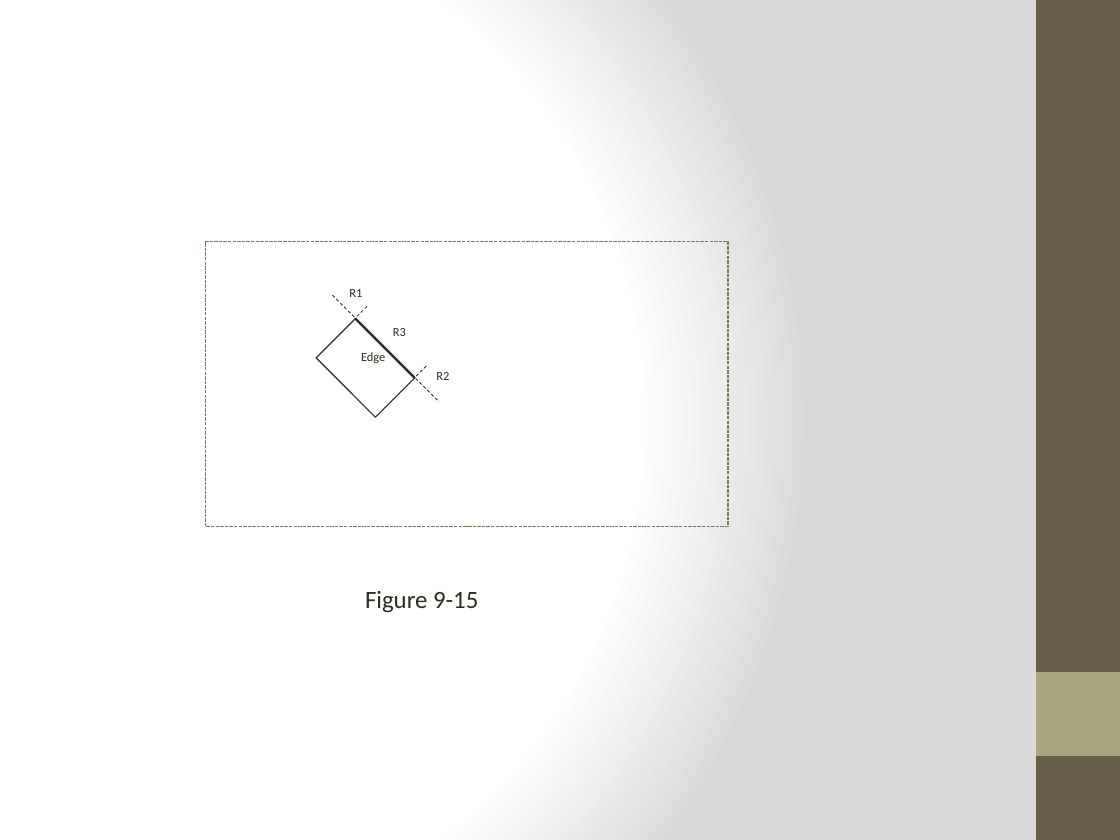
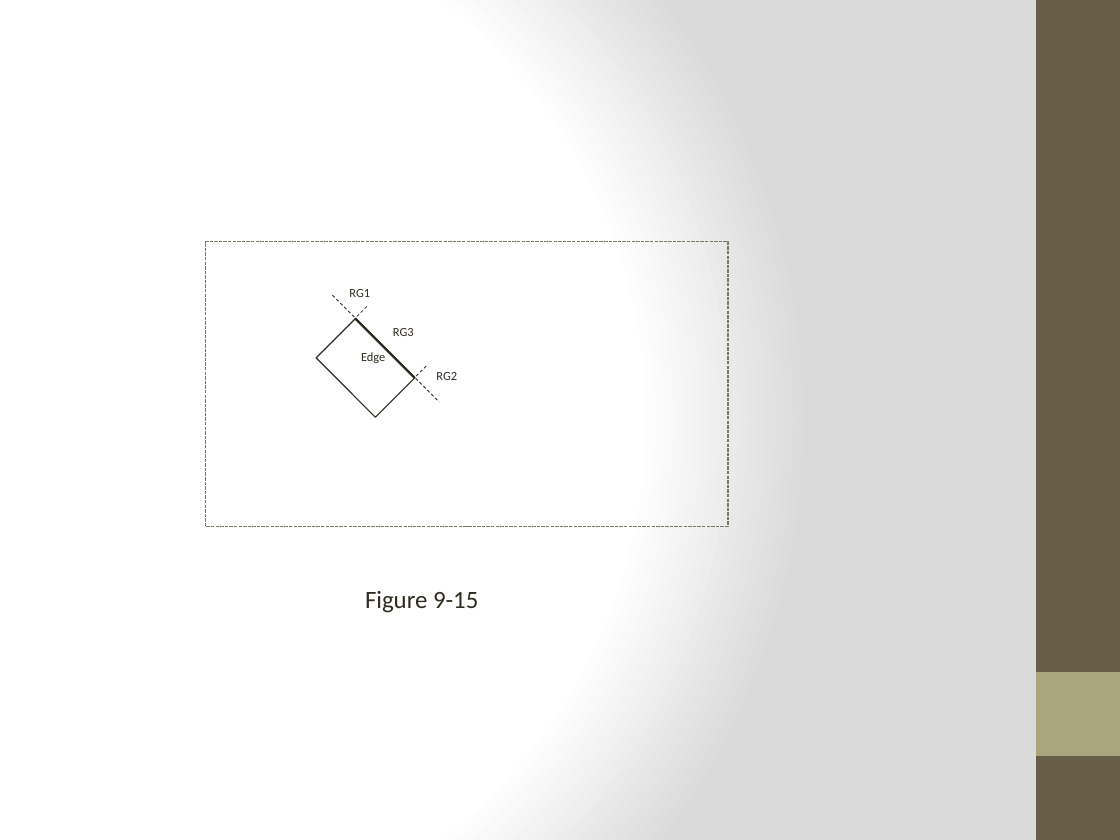
Before and after one commit to HTML5GameEngineGroup/GTCS-GameEngine2, a slide deck: slide 12 of Word/Diagrams/chapter9/chap 9.figures.pptx. Drawn at 1120x840 pixels with LibreOffice and Linux fonts; fonts in the diff are those of the drawing. Boxes give left, top, right and bottom in pixels: in the first picture for what was removed or moved away, otherwise in the second. Text is boxed around its words. In the diff, an @@ line names an element or a change of style, - is before the commit and + after.

```diff
--- a/Word/Diagrams/chapter9/chap 9.figures.pptx
+++ b/Word/Diagrams/chapter9/chap 9.figures.pptx
@@ text at box(349, 289, 370, 297): text changed @@
-R1
+RG1
@@ text at box(393, 328, 414, 336): text changed @@
-R3
+RG3
@@ text at box(436, 372, 457, 380): text changed @@
-R2
+RG2
```
Also in this commit, not shown: 21 other files.
